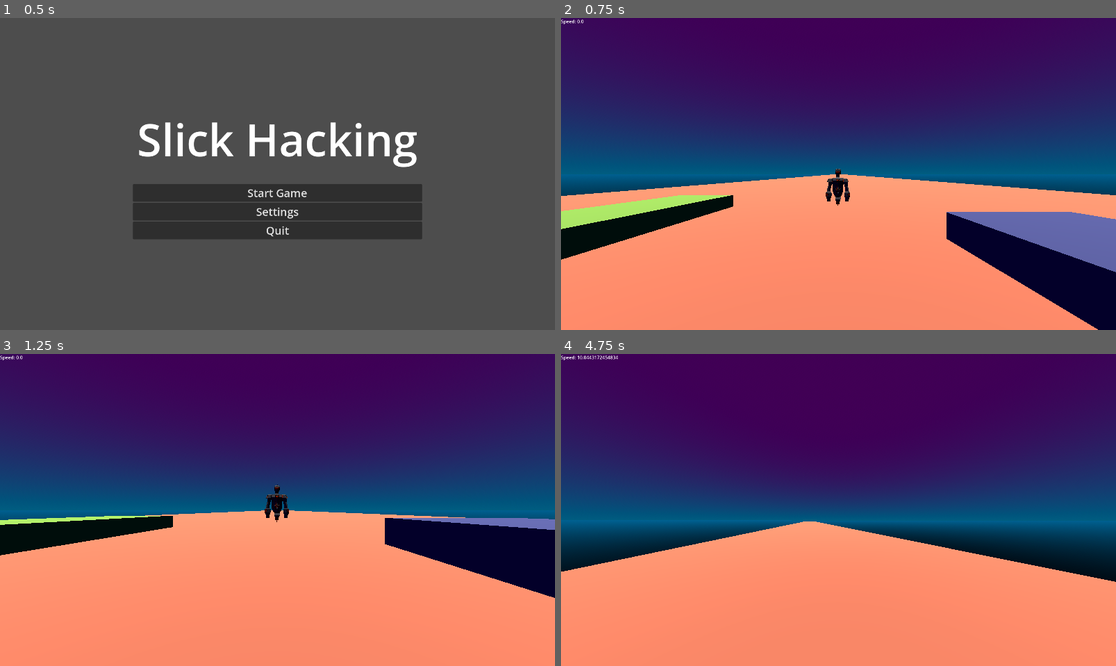
Above: before the commit, frames 1-4 (two rows, left to right).
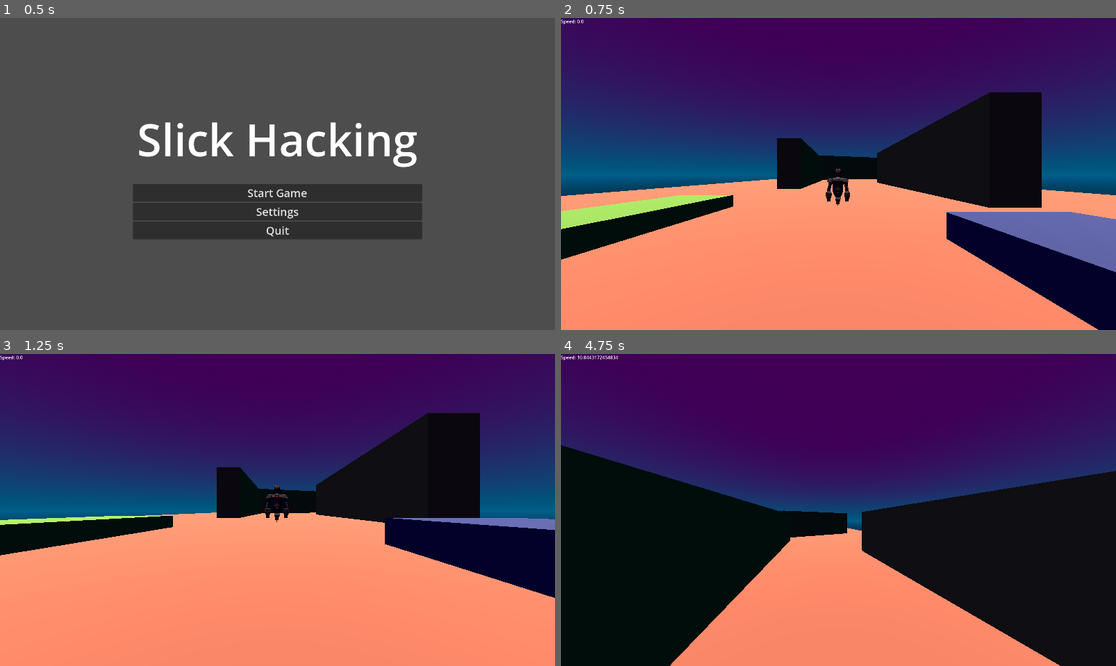
Above: after the commit, the same moments.

Repository: Sirrah025/big-mode-slick-game
Game: Godot game, scene res://Scenes/Menus/main_menu.tscn
The game is run twice, just before and just after one commit, with the same random seed, the same clock (stepped at 60 frames per second) and the same inputs.
Inputs (mouse positions are in pixels of both pictures, inside the frame that each line leads up to):
- Up to frame 1 (0.5 s): no input
- Up to frame 2 (0.75 s): click "Start Game" at 0.5 s
- Up to frame 3 (1.25 s): no input
- Up to frame 4 (4.75 s): move the mouse to (866, 510) at 1.27 s; hold W (Forward) from 1.28 s (still down); tap Space (Jump) at 1.35, 1.52, 1.82, 2.27, 2.3, 2.57, 3.05, 3.77, 3.8, 4.07, 4.35, 4.52 s; move the mouse to (810, 510) at 2.02 s; right-click (810, 510) at 2.1 s; move the mouse to (849, 503) at 2.77 s; hold Ctrl (Sliding) 2.78-3.53 s; move the mouse to (832, 516) at 3.52 s; tap Shift (Sprint) at 3.6 s; move the mouse to (877, 513) at 4.27 s

Frame 1 is identical in both runs. In frame 2, 10% of the frame differs, in the area x 38-87%, y 23-61%; in frame 3, 9.3%; in frame 4, 39%, in the area x 0-100%, y 29-100%.

Commit message:
Added Wallrunning
- Wallrunning

Diff:
--- a/slick_game/Scenes/Levels/prototype_scene.tscn
+++ b/slick_game/Scenes/Levels/prototype_scene.tscn
@@ -25,6 +25,14 @@
 [sub_resource type="BoxMesh" id="BoxMesh_j03km"]
 material = SubResource("StandardMaterial3D_j03km")
 size = Vector3(4, 2, 10)
+
+[sub_resource type="BoxMesh" id="BoxMesh_8goci"]
+material = SubResource("StandardMaterial3D_j03km")
+size = Vector3(4, 11.08, 44.025)
+
+[sub_resource type="BoxMesh" id="BoxMesh_8j8bn"]
+material = SubResource("StandardMaterial3D_j03km")
+size = Vector3(21.22, 14.85, 32.575)
 
 [sub_resource type="BoxMesh" id="BoxMesh_3xn65"]
 material = SubResource("StandardMaterial3D_j03km")
@@ -79,6 +87,24 @@
 collision_layer = 2
 mesh = SubResource("BoxMesh_j03km")
 
+[node name="CSGMesh3D6" type="CSGMesh3D" parent="." unique_id=425182836]
+transform = Transform3D(1, 0, 0, 0, 1, 0, 0, 0, 1, 13.452581, 4.4717865, -37.180206)
+use_collision = true
+collision_layer = 2
+mesh = SubResource("BoxMesh_8goci")
+
+[node name="CSGMesh3D7" type="CSGMesh3D" parent="." unique_id=1322246667]
+transform = Transform3D(1, 0, 0, 0, 1, 0, 0, 0, 1, -8.495123, 4.4717865, -56.204636)
+use_collision = true
+collision_layer = 2
+mesh = SubResource("BoxMesh_8goci")
+
+[node name="CSGMesh3D8" type="CSGMesh3D" parent="." unique_id=196699856]
+transform = Transform3D(-0.4019478, 0, 0.9156626, 0, 1, 0, -0.9156626, 0, -0.4019478, 0.2794876, 4.4717865, -101.8685)
+use_collision = true
+collision_layer = 2
+mesh = SubResource("BoxMesh_8j8bn")
+
 [node name="CSGMesh3D4" type="CSGMesh3D" parent="." unique_id=1216652564]
 transform = Transform3D(1, 0, 0, 0, 1, 0, 0, 0, 1, -10.299749, 3.1337519, 3.4685621)
 use_collision = true
--- a/slick_game/Scenes/player.tscn
+++ b/slick_game/Scenes/player.tscn
@@ -38,6 +38,14 @@
 
 [node name="SpaceCheck" type="RayCast3D" parent="." unique_id=1683962218]
 target_position = Vector3(0, 0.85, 0)
+collision_mask = 2
+
+[node name="WallRayLeft" type="RayCast3D" parent="." unique_id=56403755]
+target_position = Vector3(-1, 0, 0)
+collision_mask = 2
+
+[node name="WallRayRight" type="RayCast3D" parent="." unique_id=819014503]
+target_position = Vector3(1, 0, 0)
 collision_mask = 2
 
 [node name="Head" type="Node3D" parent="." unique_id=248747626]
--- a/slick_game/Scripts/Player/player_momentum.gd
+++ b/slick_game/Scripts/Player/player_momentum.gd
@@ -49,6 +49,22 @@
 var is_crouching: bool = false
 var was_on_floor: bool = false
 
+# --- Wallrunning ---
+@export var wallrun_enabled: bool = true
+@export var wallrun_min_speed: float = 4.0
+@export var wallrun_gravity_scale: float = 0.25
+@export var wallrun_side_stick: float = 0.2
+@export var wallrun_speed_boost: float = 0.0
+@export var wallrun_bobbing_multiplier: float = 1.5
+
+@onready var wall_ray_left: RayCast3D = $WallRayLeft
+@onready var wall_ray_right: RayCast3D = $WallRayRight
+
+var is_wallrunning: bool = false
+var wall_normal: Vector3 = Vector3.ZERO
+var wall_dir: Vector3 = Vector3.ZERO
+var wall_side: int = 0   # -1 = left, +1 = right
+
 # --- Dash ---
 @onready var dash_cooldown_node: Timer = $DashCooldownTimer
 @onready var dash_duration_node: Timer = $DashDurationTimer
@@ -107,6 +123,7 @@
 	_handle_slide_input()
 	_handle_jump()
 	_update_momentum(delta)
+	_handle_wallrun(delta)
 	_handle_dash()
 	_apply_velocity(delta)
 	_update_headbob(delta)
@@ -125,11 +142,17 @@
 
 # --- Gravity ---
 func _apply_gravity(delta: float) -> void:
-	velocity.y = 0 if is_on_floor() else velocity.y - GRAVITY * delta
-
-	# Reset jumps when on the floor
+	# If on the floor, zero vertical velocity and reset jumps
 	if is_on_floor():
+		velocity.y = 0
 		jumps_left = max_jumps
+		return
+
+	# While wallrunning apply reduced gravity
+	if is_wallrunning:
+		velocity.y = velocity.y - GRAVITY * wallrun_gravity_scale * delta
+	else:
+		velocity.y = velocity.y - GRAVITY * delta
 
 # --- Sliding ---
 func _handle_slide_input() -> void:
@@ -159,6 +182,7 @@
 
 		_exit_slide()
 		_exit_crouch()
+		_exit_wallrun()
 
 		velocity.y = jump_velocity * jump_boost
 		jumps_left -= 1
@@ -294,11 +318,16 @@
 func _update_headbob(delta: float) -> void:
 	var bob_offset := Vector3.ZERO
 
-	if Settings.head_bob_enabled and is_on_floor() and !is_slipping and !is_sliding:
+	if Settings.head_bob_enabled and (is_on_floor() or is_wallrunning) and !is_slipping and !is_sliding:
 		bob_timer += delta * momentum.length()
-		bob_offset = _headbob(bob_timer)
+
+		# Simple wallrun multiplier
+		var bob_multiplier = wallrun_bobbing_multiplier if is_wallrunning else 1.0
+
+		bob_offset = _headbob(bob_timer) * bob_multiplier
 	else:
 		bob_timer = 0.0
+
 
 	var pos := camera.transform.origin
 	pos.y = camera_base_y + bob_offset.y
@@ -318,6 +347,12 @@
 	# Target tilt based on lateral movement
 	var target_tilt = clamp(-lateral_speed / max_speed * max_tilt_angle, -max_tilt_angle, max_tilt_angle)
 
+	# add small tilt toward wall when wallrunning
+	if is_wallrunning:
+		var cam_right = camera.global_transform.basis.x
+		var wall_sign = sign(wall_normal.dot(cam_right))
+		target_tilt = lerp(target_tilt, wall_sign * -10.0, 0.6)
+
 	# Smoothly interpolate current tilt
 	current_tilt = lerp(current_tilt, target_tilt, tilt_speed * delta)
 
@@ -339,6 +374,80 @@
 func _update_fov(delta: float) -> void:
 	var target_fov = BASE_FOV + FOV_CHANGE * clamp(momentum.length(), 0.5, max_speed * 2)
 	camera.fov = lerp(camera.fov, target_fov, delta * 8.0)
+
+# --- Wallrunning
+func _handle_wallrun(delta: float) -> void:
+	# Only if feature enabled and not on floor and not dashing
+	if not wallrun_enabled or is_on_floor() or is_dashing:
+		if is_wallrunning:
+			_exit_wallrun()
+		return
+
+	# Read rays
+	var left_hit = wall_ray_left.is_colliding()
+	var right_hit = wall_ray_right.is_colliding()
+
+	# Prefer the side the player is moving towards; fallback to whichever ray hits
+	var input_vector = Input.get_vector("Left", "Right", "Forward", "Back")
+	var want_left = input_vector.x < 0
+	var want_right = input_vector.x > 0
+
+	var start_side = 0
+	if left_hit and want_left:
+		start_side = -1
+	elif right_hit and want_right:
+		start_side = 1
+	elif left_hit:
+		start_side = -1
+	elif right_hit:
+		start_side = 1
+
+	# Try to start wallrun
+	if not is_wallrunning and start_side != 0 and momentum.length() >= wallrun_min_speed and not is_on_floor():
+		var ray = wall_ray_left if start_side == -1 else wall_ray_right
+		wall_normal = ray.get_collision_normal()
+		_enter_wallrun(start_side)
+	# If wallrunning, maintain it or exit
+	if is_wallrunning:
+		# If the side no longer hits the wall, stop
+		var current_ray = wall_ray_left if wall_side == -1 else wall_ray_right
+		if not current_ray.is_colliding():
+			_exit_wallrun()
+			return
+
+		# update wall normal and direction
+		wall_normal = current_ray.get_collision_normal()
+		var forward = (head.transform.basis.z * -1).normalized()
+		wall_dir = (forward - wall_normal * forward.dot(wall_normal)).normalized()
+		var target_speed = max(momentum.length(), walk_base_speed)
+		momentum = momentum.normalized().slerp(wall_dir, 6.0 * delta) * target_speed
+
+		# Keep player close to wall by nudging momentum toward wall plane
+		var push = -wall_normal * wallrun_side_stick * momentum.length()
+		momentum += push * delta
+
+
+func _enter_wallrun(side: int) -> void:
+	is_wallrunning = true
+	wall_side = side
+
+	# optionally give a small boost along the wall
+	if wallrun_speed_boost != 0.0:
+		var forward_along_wall = (head.transform.basis.z * -1)
+		var along = (forward_along_wall - wall_normal * forward_along_wall.dot(wall_normal)).normalized()
+		momentum += along * wallrun_speed_boost
+
+	# reduce vertical velocity so player doesn't slam into wall immediately
+	if velocity.y < 0:
+		velocity.y *= 0.3
+
+func _exit_wallrun() -> void:
+	if not is_wallrunning:
+		return
+	is_wallrunning = false
+	wall_normal = Vector3.ZERO
+	wall_dir = Vector3.ZERO
+	wall_side = 0
 
 # --- Landing ---
 func _handle_landing() -> void:
--- a/slick_game/project.godot
+++ b/slick_game/project.godot
@@ -29,6 +29,7 @@
 
 window/size/viewport_width=1920
 window/size/viewport_height=1080
+window/size/mode=3
 
 [file_customization]
 
